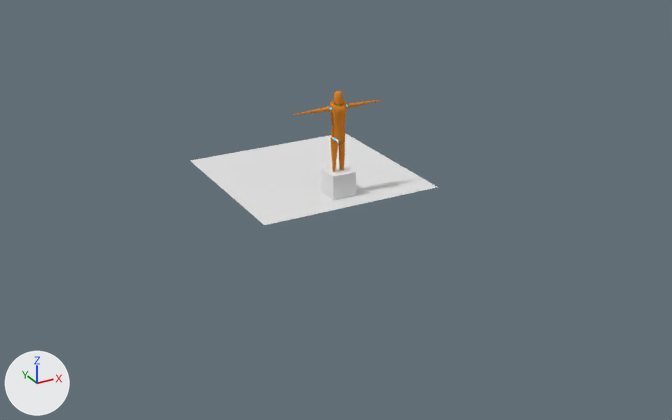
The Blender file demo_game.blend as it was, and as the next commit left it.
The view is the same before and after, from a camera (50 mm lens) standing at (-32.9, -64.5, 29.4) and looking at (0.7, -3.3, -1.2). Arrows for +X, +Y and +Z are at lower left; the lights stay in place.
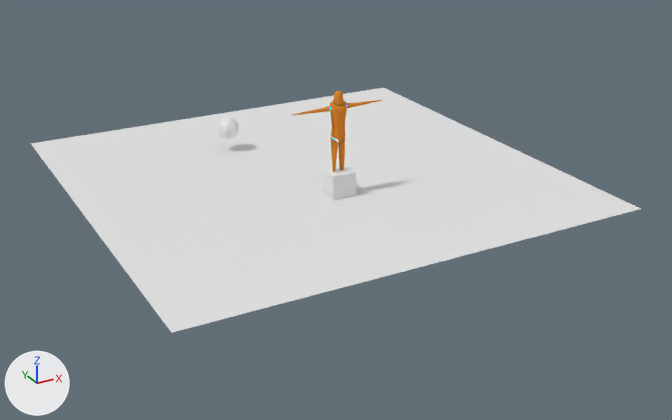
Commit message: Facciamo fare cose a flappy

Changed parts and their boxes (x1, y1, x2, y2) in the pictures (672 x 420 px):
'Plane.001', rescaled (146% wider, 165% taller)
    before: (190, 133, 437, 225)
    after: (31, 88, 641, 333)
'Icosphere', added
    after: (216, 117, 239, 139)

Diff of the bpy script that builds the scene:
```diff
--- a/demo_game.blend.py
+++ b/demo_game.blend.py
@@ me_icosphere @@
+me_icosphere.from_pydata(...)  # an icosphere of 80 faces spanning x -0.95..0.95, y -1.0..1.0, z -1.0..1.0
@@ ob_plane_001 @@
 ob_plane_001.location = (0.02, 0.0, 1.0)
-ob_plane_001.scale = (7.66, 7.66, 7.66)
+ob_plane_001.scale = (18.7, 18.7, 18.7)
@@ ob_icosphere @@
+ob_icosphere = bpy.data.objects.new('Icosphere', me_icosphere)
+ob_icosphere.location = (-3.62, 8.54, 3.06)
```
